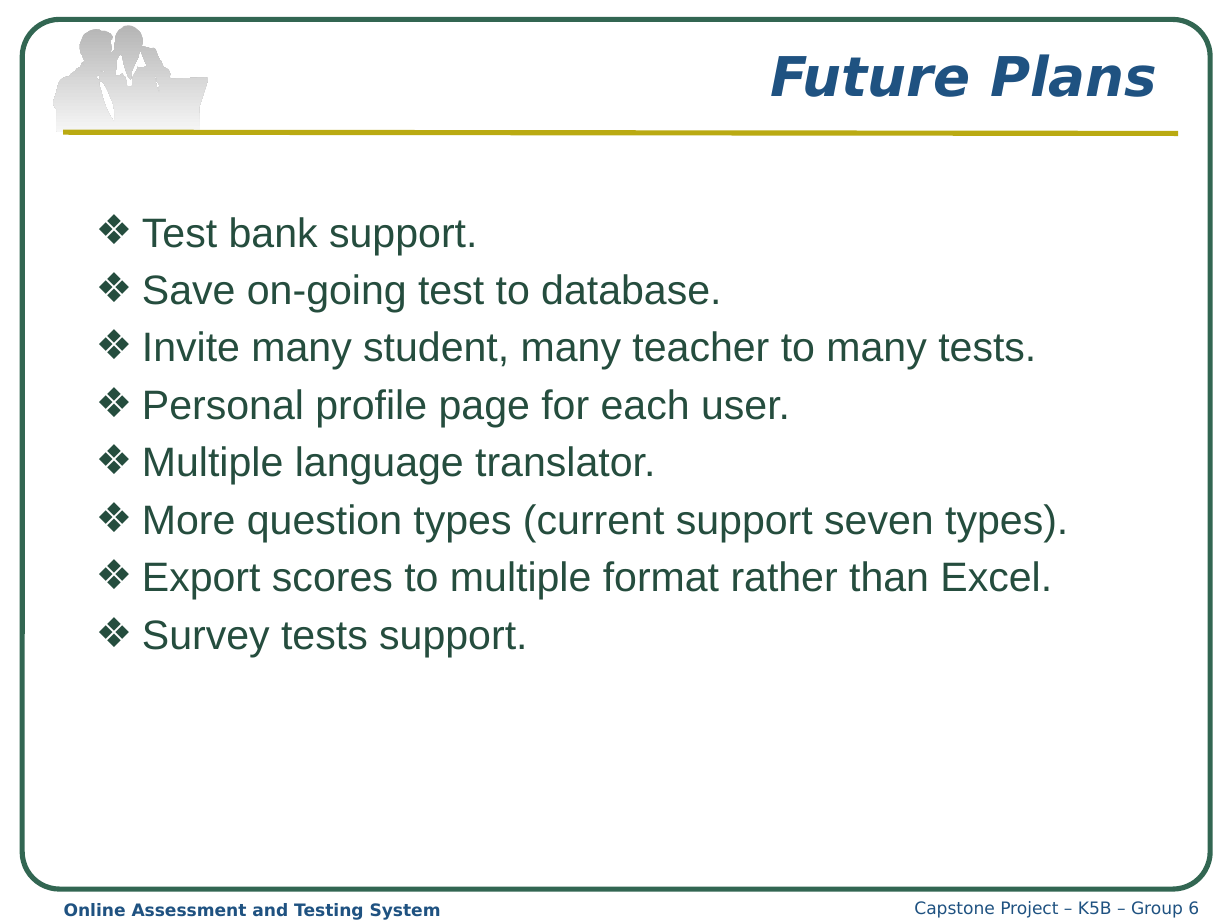
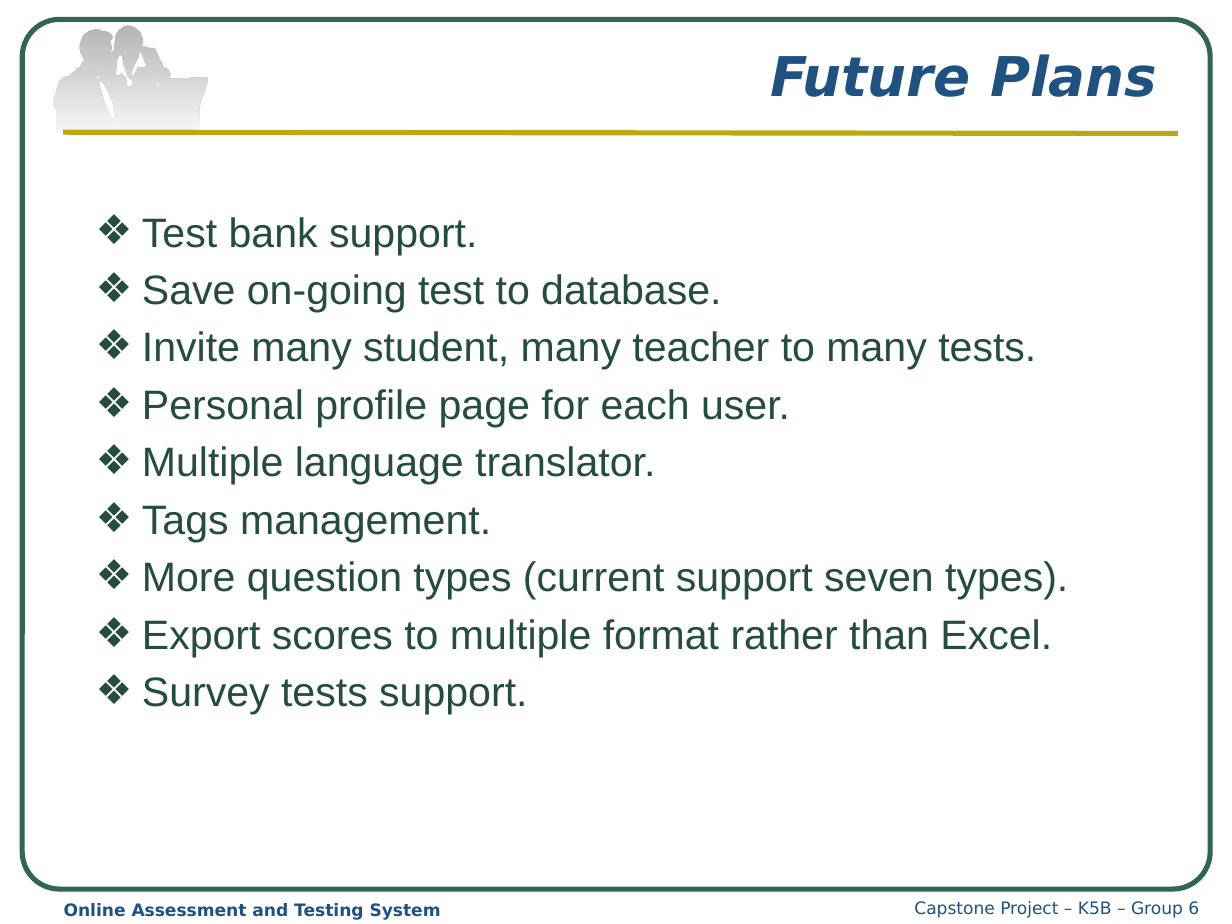
Before and after one commit to haima24/oats-project, a slide deck: slide 14 of Documents/Presentation/OATS_Presentation.pptx. Drawn at 1232x924 pixels with LibreOffice and Linux fonts; fonts in the diff are those of the drawing. Boxes give left, top, right and bottom in pixels: in the first picture for what was removed or moved away, otherwise in the second. Text is boxed around its words. In the diff, an @@ line names an element or a change of style, - is before the commit and + after.

```diff
--- a/Documents/Presentation/OATS_Presentation.pptx
+++ b/Documents/Presentation/OATS_Presentation.pptx
@@ text at <box>142,505,491,542</box>: paragraph added @@
+❖ Tags management.
```
Also in this commit, not shown: 6 other files.
